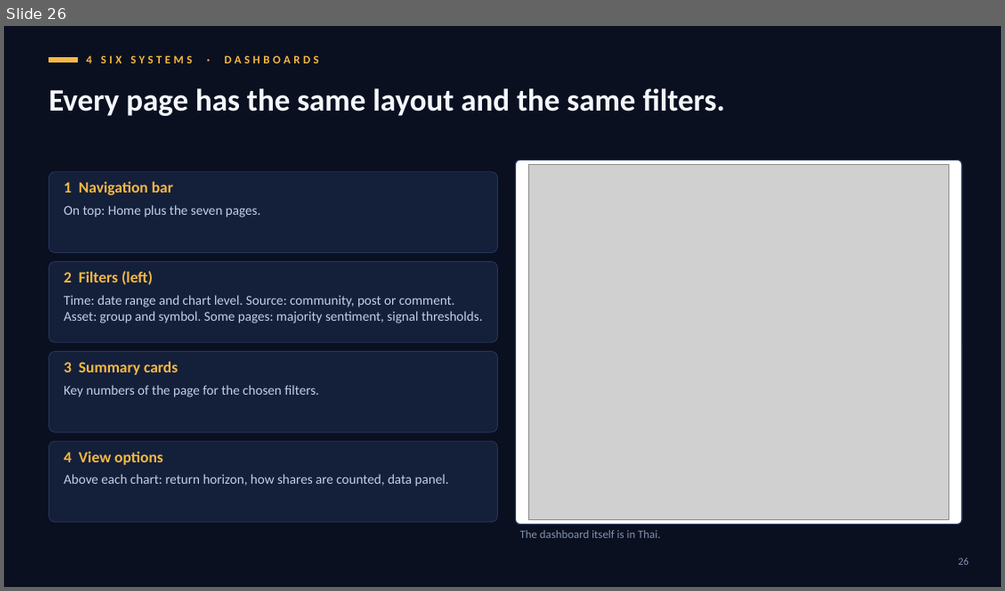
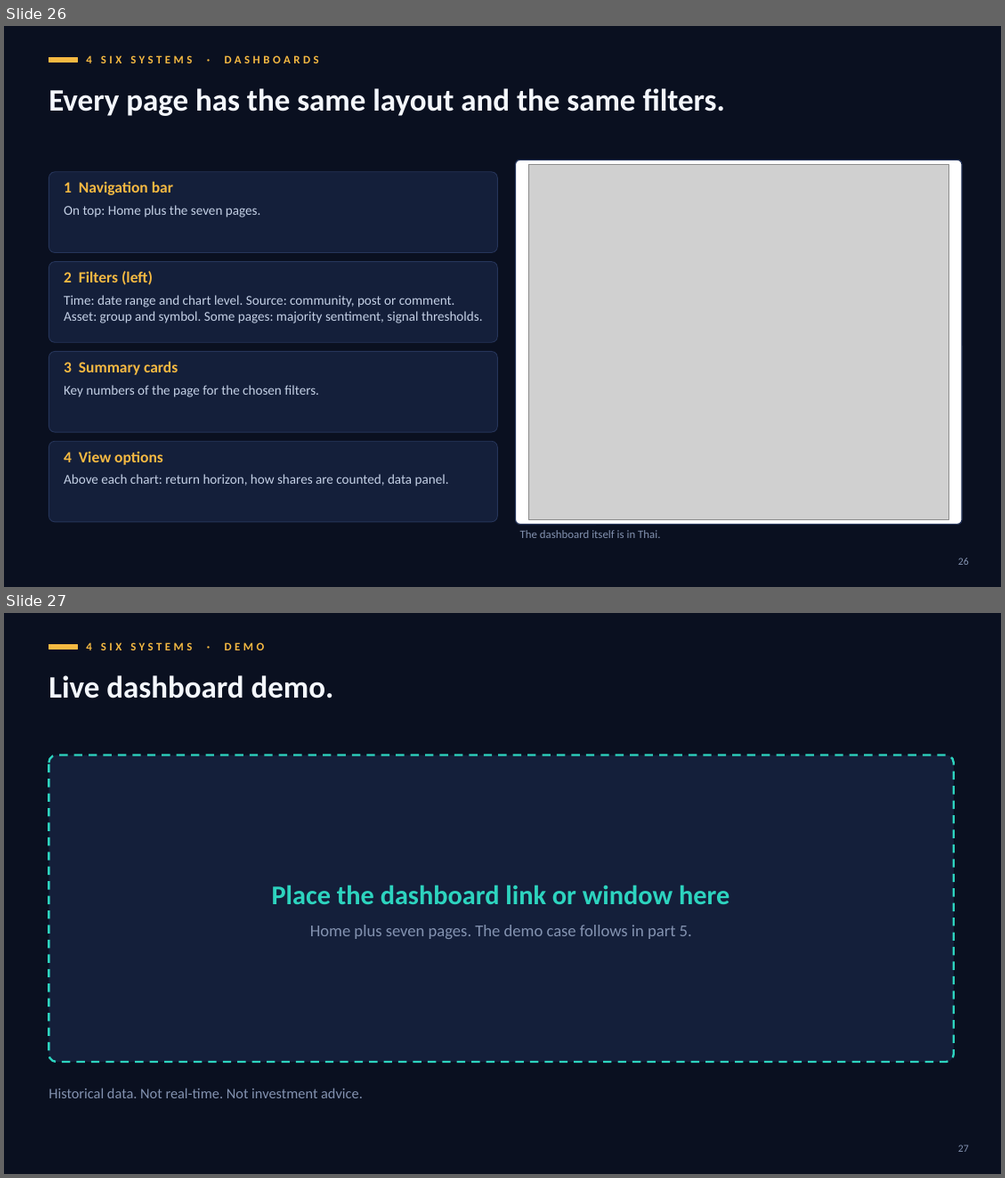
Before and after one commit to cat-arm/reddit-sentiment-market-warehouse-is, a slide deck: docs/presentation/defence_deck_en_v5.pptx. Shown one above the other, each under a label of ours: slide 26 before the commit, slides 26 and 27 after it. The pictures are 1005x591 and 1005x1178 pixels, drawn with LibreOffice and Linux fonts; fonts in the diff are those of the drawing; grey boxes stand for pictures. Boxes give left, top, right and bottom in pixels: in the first picture for what was removed or moved away, otherwise in the second. Text is boxed around its words. In the diff, an @@ line names an element or a change of style, - is before the commit and + after.

```diff
--- a/docs/presentation/defence_deck_en_v5.pptx
+++ b/docs/presentation/defence_deck_en_v5.pptx
@@ slide 27 added at (4, 613, 1001, 1174), background #0A1020 @@
@@ rectangle added at (48, 644, 77, 649), fill #F5B942, outline #F5B942 1 pt @@
@@ text added at (86, 642, 265, 650), 11 pt, text #F5B942, bold @@
+4 SIX SYSTEMS · DEMO
@@ text added at (48, 675, 334, 698), 30 pt, text #F4F7FC, bold @@
+Live dashboard demo.
@@ rounded rectangle added at (48, 755, 954, 1062), fill #141F3A, outline #2DD4BF 2 pt dashed @@
@@ text added at (272, 884, 729, 904), 26 pt, text #2DD4BF, bold @@
+Place the dashboard link or window here
@@ text added at (310, 925, 692, 939), 16 pt, text #8392B0 @@
+Home plus seven pages. The demo case follows in part 5.
@@ text added at (48, 1087, 363, 1098), 14 pt, text #8392B0 @@
+Historical data. Not real-time. Not investment advice.
@@ page number added at (958, 1144, 969, 1151), 10 pt, text #8392B0 @@
+27
```
Also in this commit, not shown: 1 slide changed, 8 other slides added, 9 other files.
